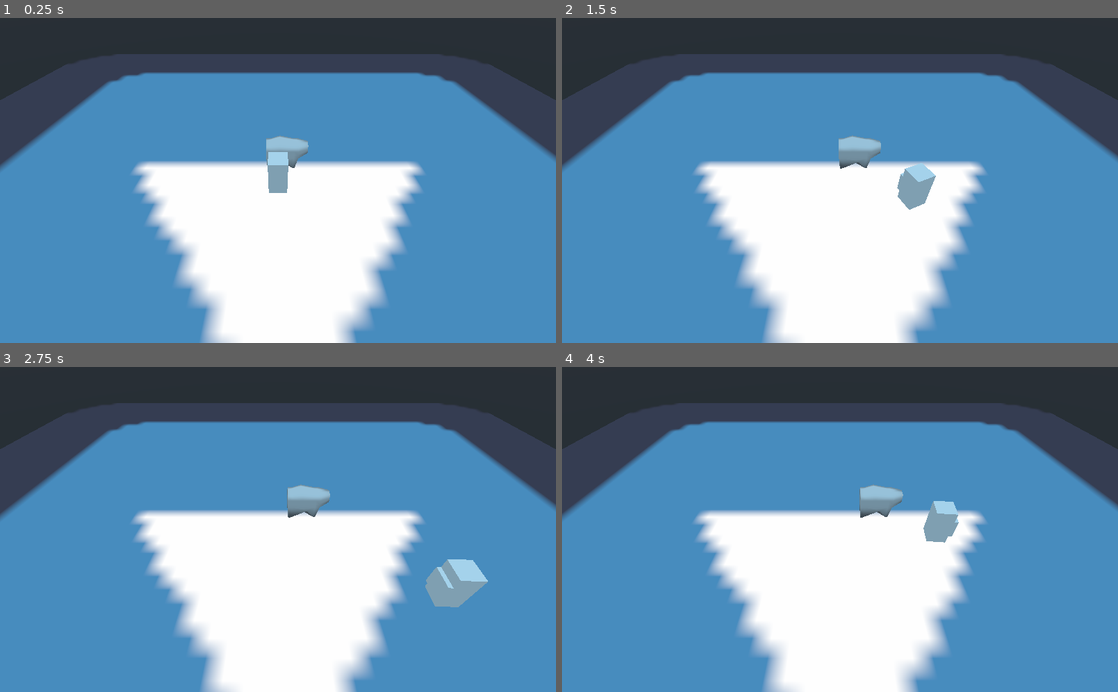
Above: before the commit, frames 1-4 (two rows, left to right).
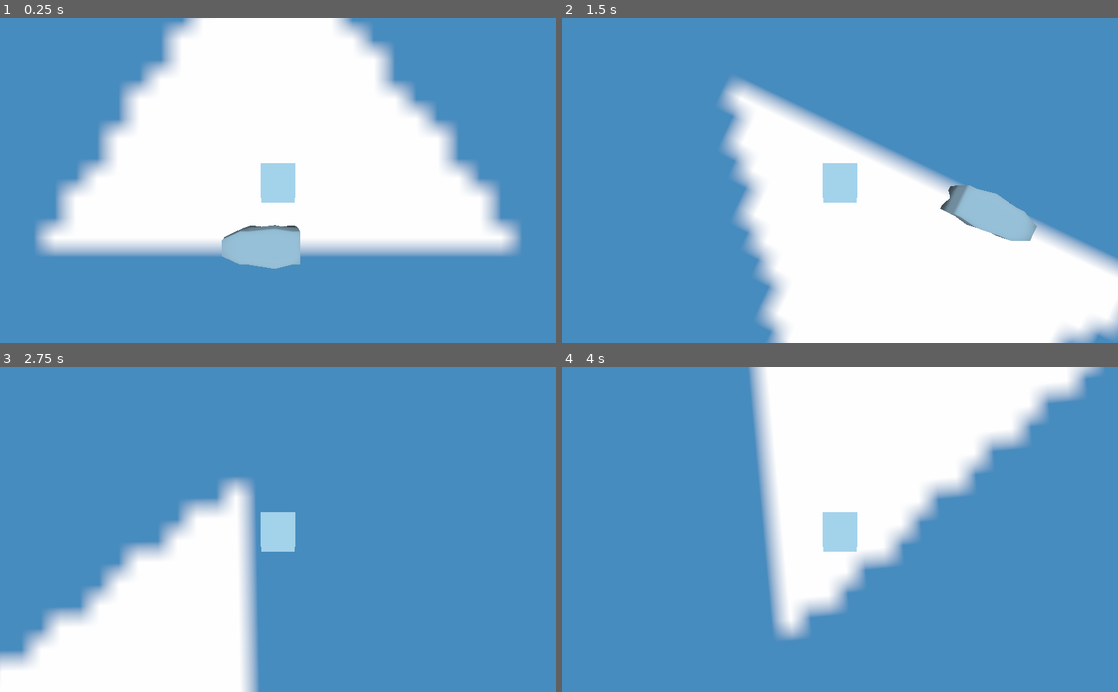
Above: after the commit, the same moments.

Repository: TheHyperMagi/Shepherd
Game: Godot game, scene res://Scenes/Field.tscn
The game is run twice, just before and just after one commit, with the same random seed, the same clock (stepped at 60 frames per second) and the same inputs. The engine's default icon, where the game draws it, is replaced by a stand-in: a white triangle on a blue panel in a dark square.
Inputs:
- Up to frame 1 (0.25 s): no input
- Up to frame 2 (1.5 s): hold D (move_right) 0.53-1.28 s; hold S (move_backwards) from 1.28 s (still down)
- Up to frame 3 (2.75 s): release S (move_backwards) at 2.03 s; hold D (move_right) from 2.03 s (still down)
- Up to frame 4 (4 s): release D (move_right) at 2.78 s; hold W (move_forwards) 2.78-3.53 s; hold A (move_left) from 3.53 s (still down)

The runs differ from the first frame. In frame 1, 63% of the frame differs, in the area x 0-100%, y 0-100%; in frame 2, 47%; in frame 3, 54%; in frame 4, 53%.

Commit message:
Camera tracks the shepherd and inverted movement to match perspective

Diff:
--- a/Shepherd/Scenes/Field.tscn
+++ b/Shepherd/Scenes/Field.tscn
@@ -1,8 +1,6 @@
-[gd_scene load_steps=11 format=2]
+[gd_scene load_steps=12 format=2]
 
 [ext_resource path="res://Scripts/Sheep.gd" type="Script" id=1]
-[ext_resource path="res://Scenes/Shepherd.tscn" type="PackedScene" id=3]
-[ext_resource path="res://Scripts/Camera.gd" type="Script" id=4]
 [ext_resource path="res://Scripts/Shepherd.gd" type="Script" id=5]
 [ext_resource path="res://icon.png" type="Texture" id=6]
 
@@ -31,13 +29,21 @@
 "blend_shape_data": [  ],
 "format": 97559,
 "index_count": 576,
-"material": SubResource( 4 ),
+"material": SubResource( 3 ),
 "primitive": 4,
 "skeleton_aabb": [  ],
 "vertex_count": 189
 }
 
-[sub_resource type="BoxShape" id=3]
+[sub_resource type="BoxShape" id=5]
+
+[sub_resource type="CubeMesh" id=6]
+size = Vector3( 2, 4, 2 )
+
+[sub_resource type="BoxShape" id=7]
+extents = Vector3( 1.1, 2.2, 1.1 )
+
+[sub_resource type="CubeMesh" id=8]
 
 [node name="Spatial" type="Spatial"]
 
@@ -57,16 +63,34 @@
 script = ExtResource( 1 )
 
 [node name="sheep" type="MeshInstance" parent="Sheep"]
-mesh = SubResource( 5 )
+mesh = SubResource( 4 )
 material/0 = null
 
 [node name="CollisionShape" type="CollisionShape" parent="Sheep"]
 transform = Transform( 1, 0, 0, 0, 2.01381, 0, 0, 0, 1.76471, 0, 0, 0 )
-shape = SubResource( 3 )
+shape = SubResource( 5 )
 
-[node name="Camera" type="Camera" parent="."]
-transform = Transform( 1, 0, 0, 0, 0.707107, 0.707107, 0, -0.707107, 0.707107, 0, 20, 20 )
-script = ExtResource( 4 )
+[node name="Shepherd" type="KinematicBody" parent="."]
+script = ExtResource( 5 )
+__meta__ = {
+"_edit_group_": true
+}
 
-[node name="Shepherd" parent="." instance=ExtResource( 3 )]
-script = ExtResource( 5 )
+[node name="MeshInstance" type="MeshInstance" parent="Shepherd"]
+transform = Transform( 1, 0, 0, 0, 1, 0, 0, 0, 1, 0, 2, 0 )
+mesh = SubResource( 6 )
+material/0 = null
+
+[node name="CollisionShape" type="CollisionShape" parent="Shepherd"]
+transform = Transform( 1, 0, 0, 0, 1, 0, 0, 0, 1, 0, 2, 0 )
+shape = SubResource( 7 )
+
+[node name="MeshInstance2" type="MeshInstance" parent="Shepherd"]
+transform = Transform( 1, 0, 0, 0, 1, 0, 0, 0, 1, 0, 2, -0.375366 )
+mesh = SubResource( 8 )
+material/0 = null
+
+[node name="Camera" type="Camera" parent="Shepherd"]
+transform = Transform( -1, -3.25841e-07, -5.30863e-14, 0, -1.62921e-07, 1, -3.25841e-07, 1, 1.62921e-07, 0, 20, 0 )
+keep_aspect = 0
+fov = 90.0
--- a/Shepherd/Scripts/Camera.gd
+++ b/Shepherd/Scripts/Camera.gd
@@ -1,3 +1 @@
 extends Camera
-
-onready var sheep = $"../Sheep"
--- a/Shepherd/Scripts/Shepherd.gd
+++ b/Shepherd/Scripts/Shepherd.gd
@@ -13,13 +13,13 @@
 	velocity.z = 0
 	var input = Vector3()
 	if Input.is_action_pressed("move_forwards"):
+		input.z += 1
+	if Input.is_action_pressed("move_backwards"):
 		input.z -= 1
-	if Input.is_action_pressed("move_backwards"):
-		input.z += 1
 	if Input.is_action_pressed("move_left"):
+		input.x += 1
+	if Input.is_action_pressed("move_right"):
 		input.x -= 1
-	if Input.is_action_pressed("move_right"):
-		input.x += 1
 
 	input = input.normalized()
 
Not shown: 2 places in Shepherd/Scenes/Field.tscn that only renumber resources
